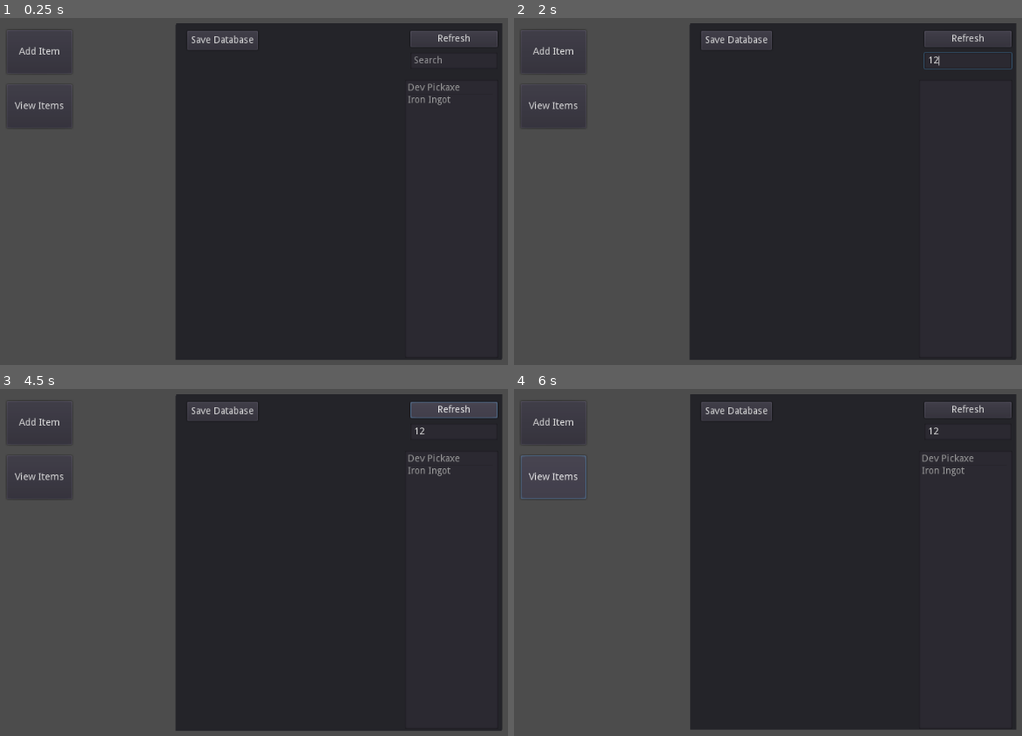
Above: before the commit, frames 1-4 (two rows, left to right).
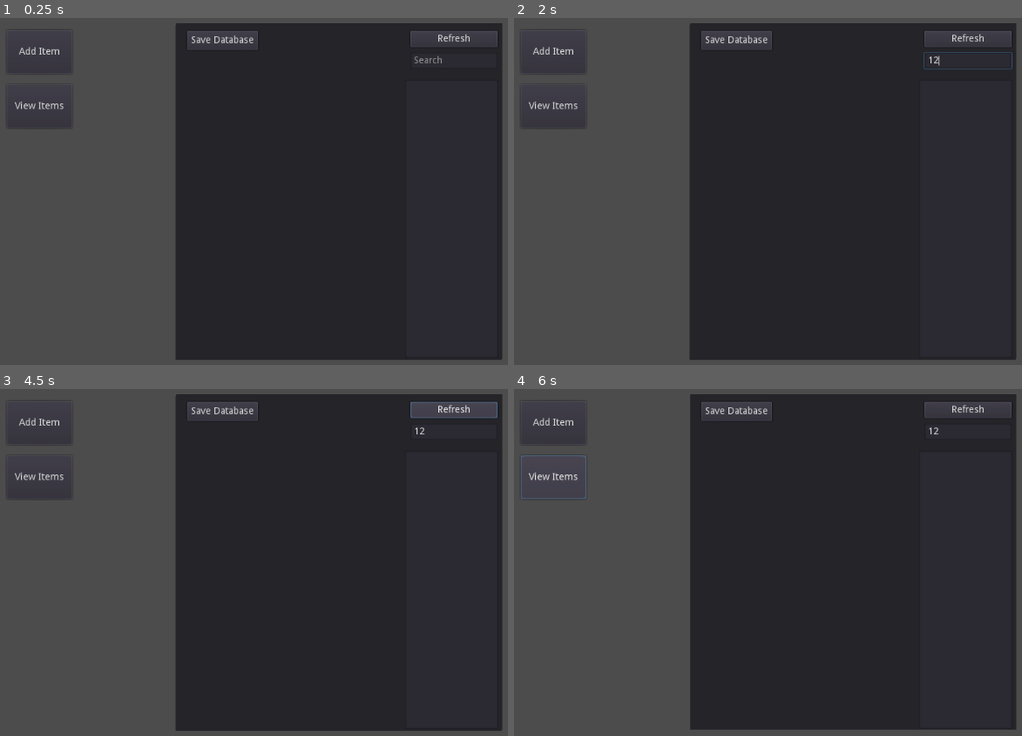
Above: after the commit, the same moments.

Repository: int91/ItemDatabaseTool
Game: Godot game, scene res://root.tscn
Two runs of this game, one before a commit and one after it. Both use one fixed random seed, a clock stepped at 60 frames per second and the inputs below.
Inputs (mouse positions are in pixels of both pictures, inside the frame that each line leads up to):
- Up to frame 1 (0.25 s): no input
- Up to frame 2 (2 s): click (854, 66) at 0.52 s; type "Alex" at 0.6 s; click (854, 122) at 0.75 s; type "12" at 0.83 s; click (854, 177) at 0.98 s; type "12" at 1.07 s; click (854, 201) at 1.27 s; type "12" at 1.35 s; click (854, 229) at 1.5 s; type "12" at 1.58 s; click (966, 59) at 1.73 s; type "12" at 1.82 s
- Up to frame 3 (4.5 s): click "Save Database" at 2 s; click "Item Type" at 2.75 s; click "Add Item" at 3.5 s; click "Refresh" at 4.25 s
- Up to frame 4 (6 s): click "Add Item" at 5 s; click "View Items" at 5.75 s

The runs differ from the first frame. In frame 1, 0.2% of the frame differs, in the area x 80-91%, y 18-26%; in frame 2, nothing differs; in frame 3, 0.2%; in frame 4, 0.2%.

Commit message:
Updated source
Exported .json files now save to a folder called "Exports"

Updated .gitignore to ignore this "Exports" folder

Diff:
--- a/Scripts/ItemSerializer.gd
+++ b/Scripts/ItemSerializer.gd
@@ -1,23 +1,31 @@
 extends Node
 
+var path = ProjectSettings.globalize_path("res://")
+var directory = path+"/Exports/"
 
 func _ready():
 	pass
 
+#TODO: Add a form of source control built in to exporting files (make this a setting too)
+
 func LoadItemData():
+	CreateExportDirectory()
 	var file = File.new()
-	file.open("res://items.json", File.READ)
-	var items = parse_json(file.get_line())
-	file.close()
-	for i in items:
-		var q = load("res://Scripts/Item.gd").new()
-		q.SetData(i.name, i.lore, i.weight, i.value, i.maxStack, i.type)
-		ItemDatabase.items.append(q)
+	if (file.file_exists(directory+"items.json")):
+		file.open(directory+"items.json", File.READ)
+		var items = parse_json(file.get_line())
+		file.close()
+		if (items != null):
+			for i in items:
+				var q = load("res://Scripts/Item.gd").new()
+				q.SetData(i.name, i.lore, i.weight, i.value, i.maxStack, i.type)
+				ItemDatabase.items.append(q)
 
 func SaveItemData():
+	CreateExportDirectory()
 	var file = File.new()
 	var it = []
-	file.open("res://items.json", File.WRITE)
+	file.open(directory+"items.json", File.WRITE)
 	for i in ItemDatabase.items:
 		var data = {
 			"name":i.GetName(),
@@ -29,3 +37,8 @@
 		it.append(data)
 	file.store_line(to_json(it))
 	file.close()
+
+func CreateExportDirectory():
+	var dir = Directory.new()
+	if (!dir.dir_exists(path+"/Exports/")):
+		dir.make_dir(directory)
--- a/items.json
+++ /dev/null
@@ -1 +0,0 @@
-[{"lore":"Breaks any rock instantly","maxStack":1000000,"name":"Dev Pickaxe","type":null,"value":1000000,"weight":0},{"lore":"Made with iron ore and coal","maxStack":10,"name":"Iron Ingot","type":null,"value":10,"weight":1}]
Not shown, changed: .gitignore
